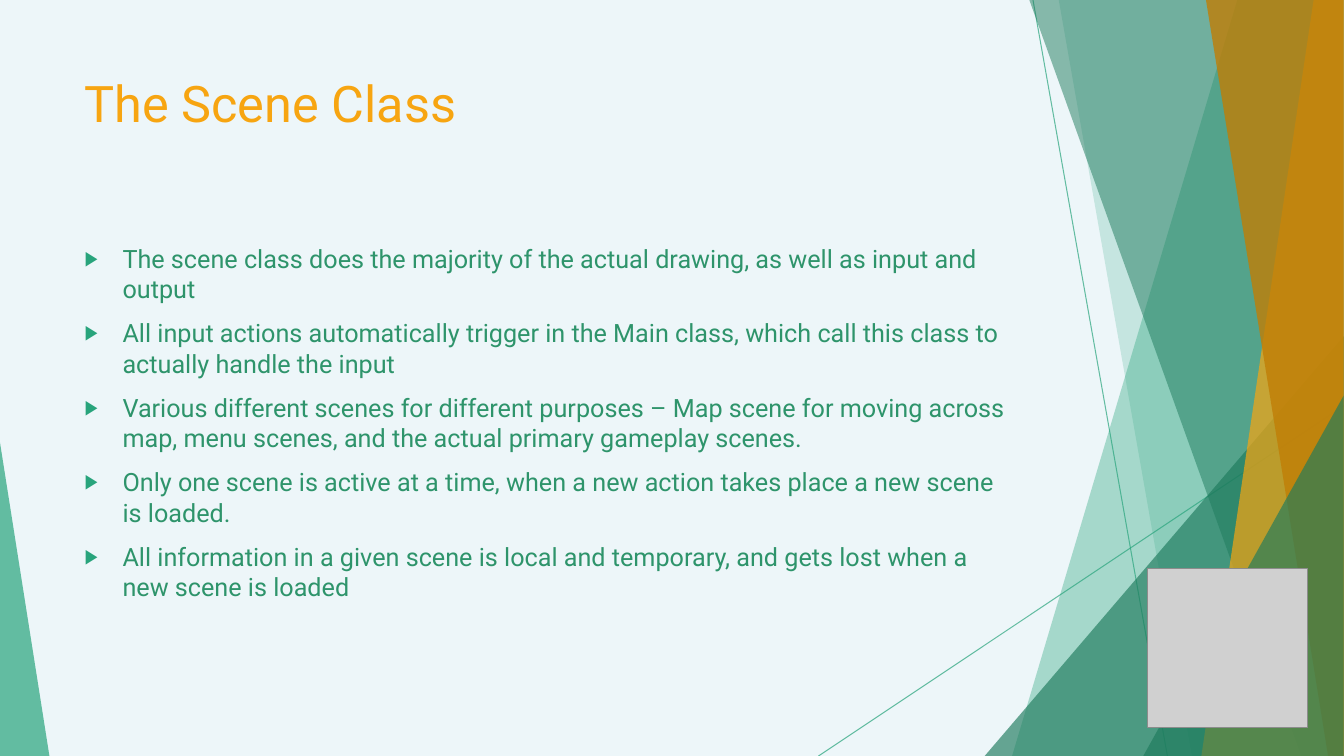
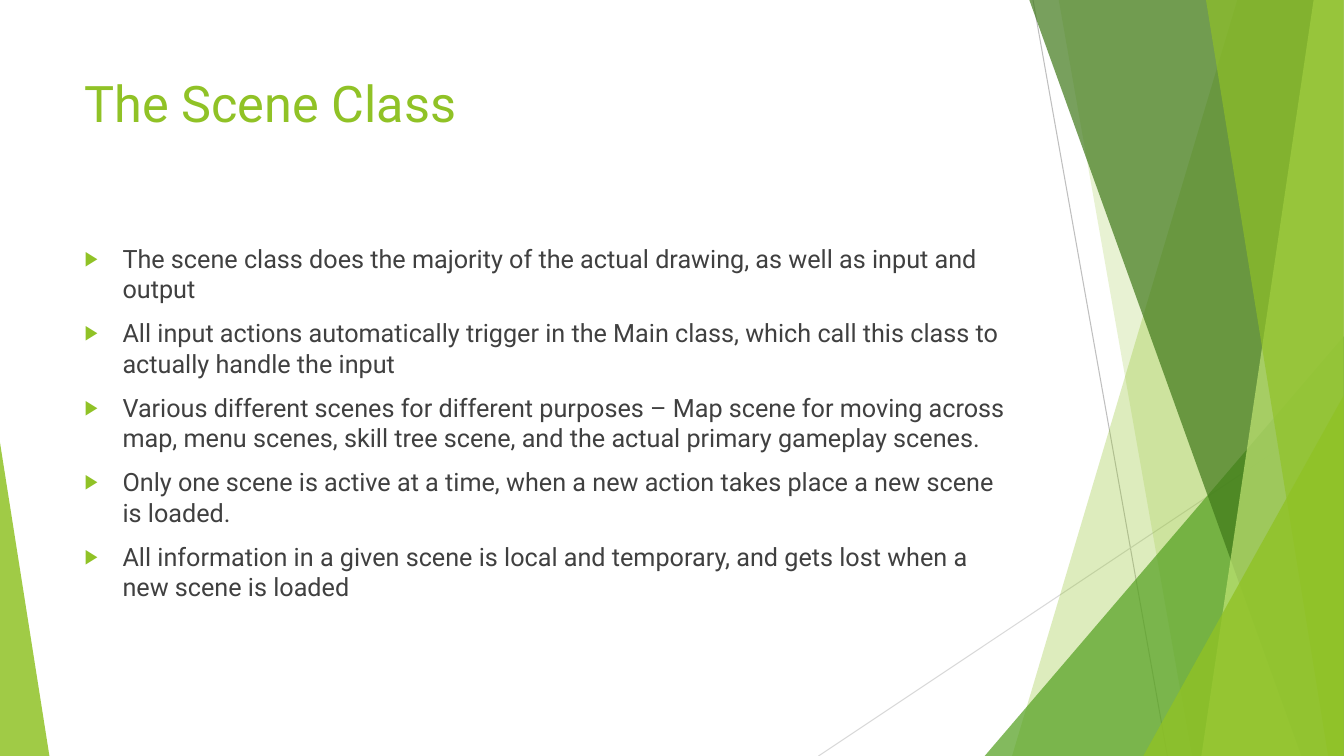
Before and after one commit to Cwalrus96/SeniorProject, a slide deck: slide 8 of Presentations/FinalPresentation.pptx (slide 9 before the commit). Drawn at 1344x756 pixels with LibreOffice and Linux fonts; fonts in the diff are those of the drawing; grey boxes stand for pictures. Boxes give left, top, right and bottom in pixels: in the first picture for what was removed or moved away, otherwise in the second. Text is boxed around its words. In the diff, an @@ line names an element or a change of style, - is before the commit and + after.

Commit message:
Revert "started working on adding game tree"
This reverts commit e054c397df398c361f64ec3ec3d294345513a123.

```diff
--- a/Presentations/FinalPresentation.pptx
+++ b/Presentations/FinalPresentation.pptx
@@ background #EDF6F9 to #FFFFFF @@
@@ freeform shape at [1012, 0, 1344, 756]: fill #28A47C at 36% opacity to #90C226 at 30% opacity @@
@@ freeform shape at [1029, 0, 1344, 756]: fill #1E7B5D at 50% opacity to #3F7819 at 70% opacity @@
@@ line (1033, 0) - (1168, 756): stroke #28A47C 0.75 pt to #BFBFBF 0.75 pt @@
@@ freeform shape at [1059, 0, 1344, 756]: fill #28A47C at 20% opacity to #90C226 at 20% opacity @@
@@ freeform shape at [1202, 0, 1344, 756]: fill #F7A511 at 70% opacity to #C0E474 at 70% opacity @@
@@ freeform shape at [1206, 0, 1344, 756]: fill #C07E06 at 80% opacity to #90C226 at 65% opacity @@
@@ title "The Scene Class" at [85, 84, 456, 123]: text colour #F7A511 to #90C226 @@
@@ text at [123, 249, 998, 597]: text colour #2E946B to #404040 in "The scene class does the majority of ...", "All input actions automatically trigger in the ...", "Only one scene is active at a ...", "All information in a given scene is ..."; bullet colour #28A47C to #90C226 @@
@@ triangle at [985, 336, 1344, 756]: fill #1E7B5D at 66% opacity to #54A021 at 72% opacity @@
@@ text at [123, 398, 1005, 453]: text changed; text colour #2E946B to #404040 @@
-▶ Various different scenes for different purposes – Map scene for moving across map, menu scenes, and the actual primary gameplay scenes.
+▶ Various different scenes for different purposes – Map scene for moving across map, menu scenes, skill tree scene, and the actual primary gameplay scenes.
@@ line (1344, 406) - (819, 756): stroke #28A47C 0.75 pt to #D9D9D9 0.75 pt @@
@@ triangle at [1143, 396, 1344, 756]: fill #1E7B5D at 66% opacity to #90C226 at 80% opacity @@
@@ triangle at [0, 443, 49, 756]: fill #28A47C at 70% opacity to #90C226 at 85% opacity @@
@@ picture removed at [1148, 569, 1308, 728] @@
```
Also in this commit, not shown: 15 other slides changed, 2 slides removed, 35 other files.
